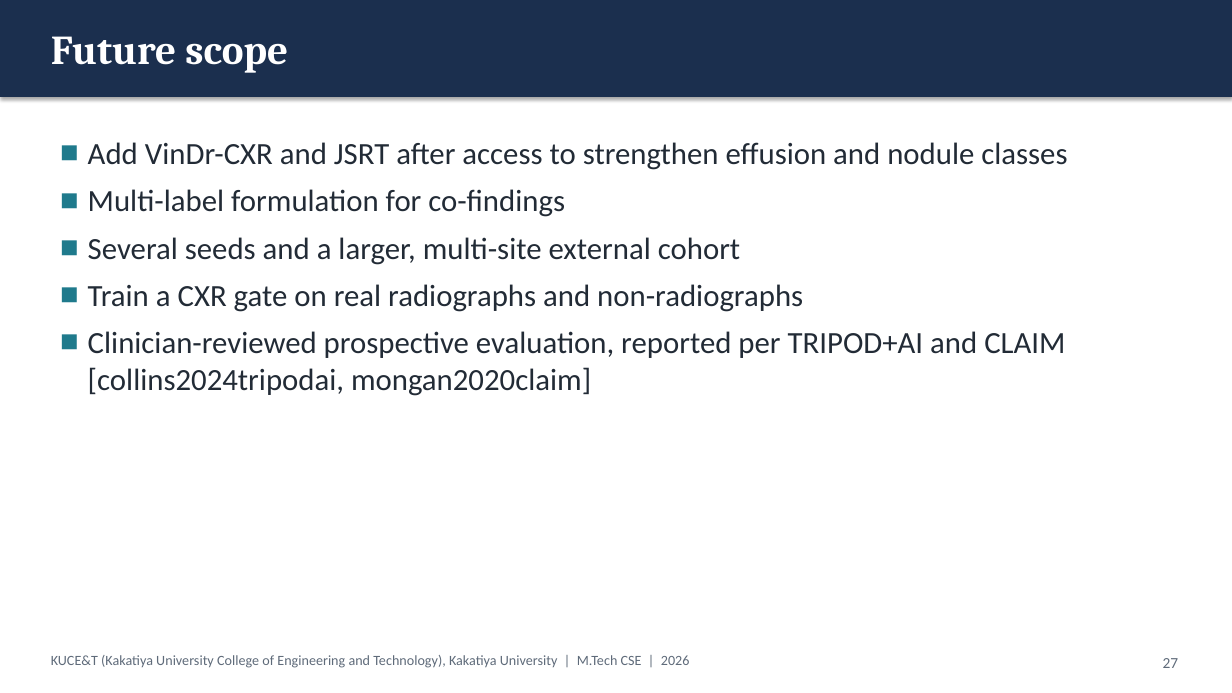
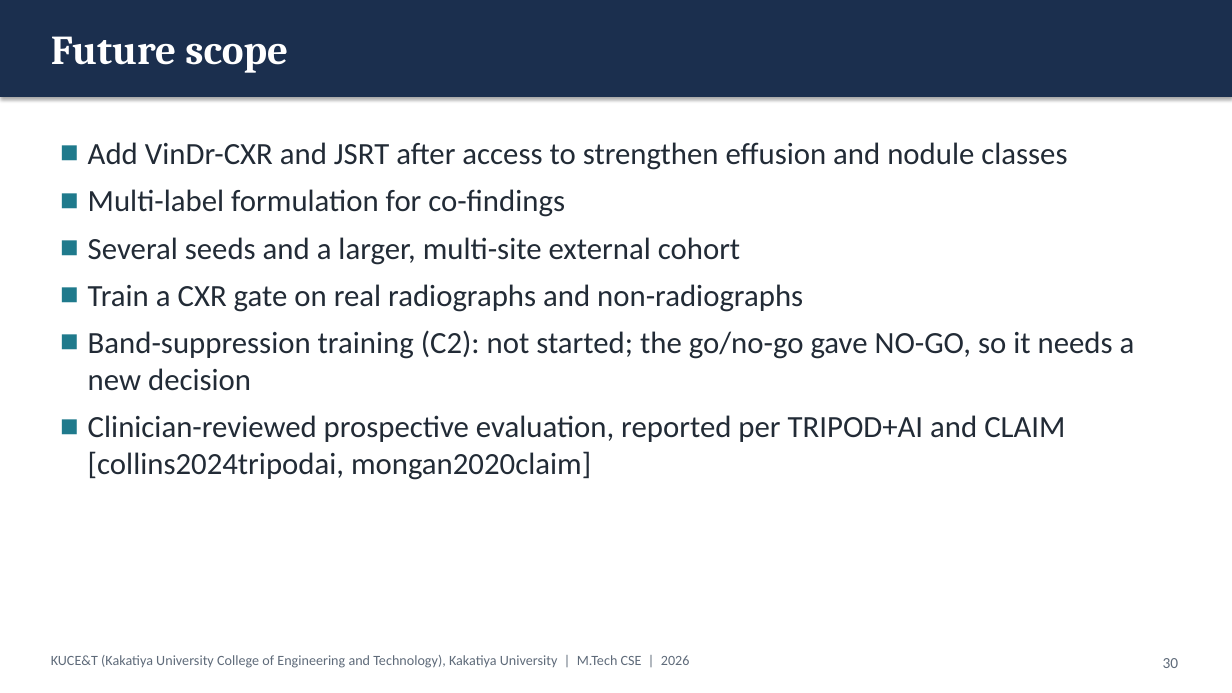
Before and after one commit to KSathwik/Lung_Disease_Detector, a slide deck: slide 30 of docs/presentation/LungAI_MTech_Presentation.pptx (slide 27 before the commit). Drawn at 1232x693 pixels with LibreOffice and Linux fonts; fonts in the diff are those of the drawing. Boxes give left, top, right and bottom in pixels: in the first picture for what was removed or moved away, otherwise in the second. Text is boxed around its words. In the diff, an @@ line names an element or a change of style, - is before the commit and + after.

```diff
--- a/docs/presentation/LungAI_MTech_Presentation.pptx
+++ b/docs/presentation/LungAI_MTech_Presentation.pptx
@@ text at (x1=88, y1=330, x2=1135, y2=391): paragraph added @@
+■ Band-suppression training (C2): not started; the go/no-go gave NO-GO, so it needs a new decision
@@ page number at (x1=1163, y1=658, x2=1179, y2=668): text changed @@
-27
+30
```
Also in this commit, not shown: 2 other slides changed, 3 slides added, 39 other files.
